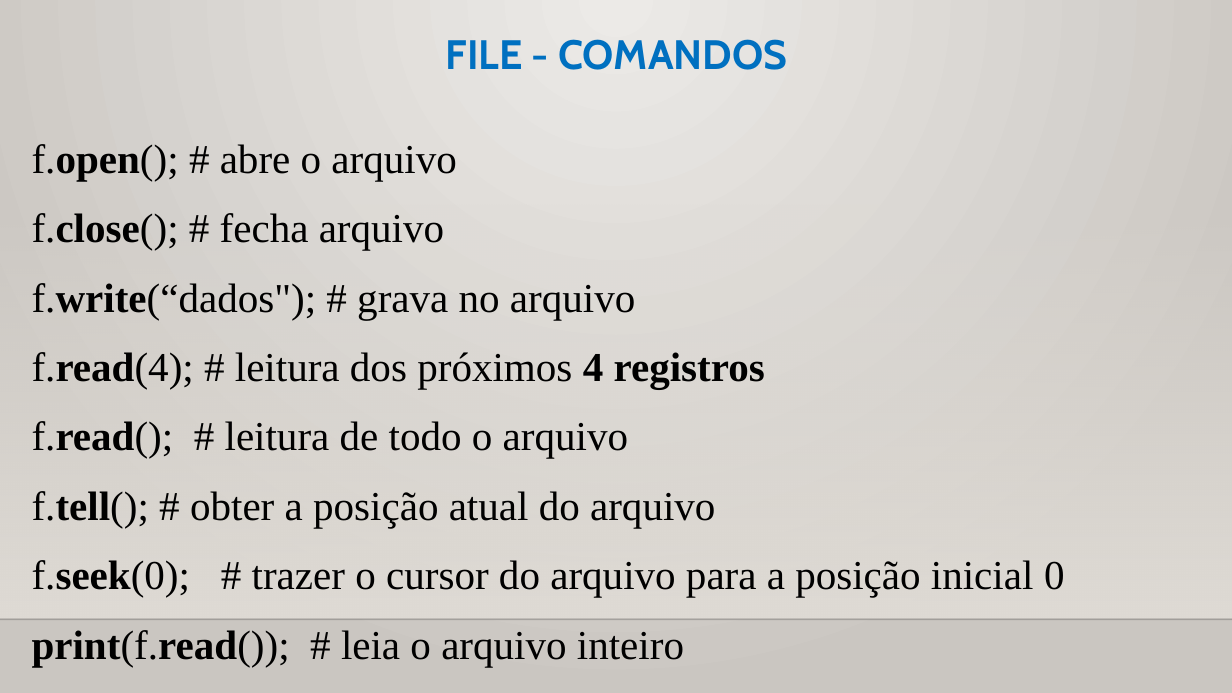
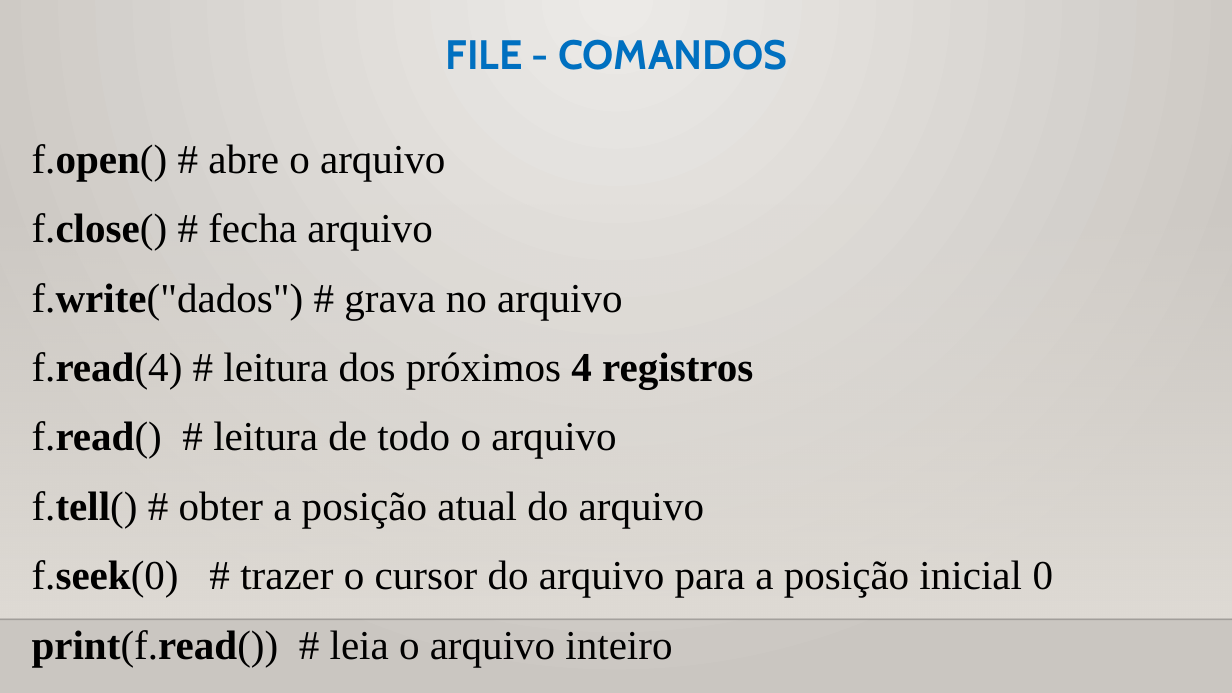
Before and after one commit to CloudEducationBrazil/WydenUniRuyPythonRAD, a slide deck: slide 17 of 01 Classes/Aula 10 RAD Python - Arquivos e JSON.pptx. Drawn at 1232x693 pixels with LibreOffice and Linux fonts; fonts in the diff are those of the drawing; background and template pictures are left out. Boxes give left, top, right and bottom in pixels: in the first picture for what was removed or moved away, otherwise in the second. Text is boxed around its words. In the diff, an @@ line names an element or a change of style, - is before the commit and + after.

Commit message:
atualização slides de aulas 06Set2023

```diff
--- a/01 Classes/Aula 10 RAD Python - Arquivos e JSON.pptx
+++ b/01 Classes/Aula 10 RAD Python - Arquivos e JSON.pptx
@@ text at [32, 144, 1054, 666]: text changed @@
-f.open(); # abre o arquivo
-f.close(); # fecha arquivo
-f.write(“dados"); # grava no arquivo
-f.read(4); # leitura dos próximos 4 registros
-f.read(); # leitura de todo o arquivo
-f.tell(); # obter a posição atual do arquivo
-f.seek(0); # trazer o cursor do arquivo para a posição inicial 0
-print(f.read()); # leia o arquivo inteiro
+f.open() # abre o arquivo
+f.close() # fecha arquivo
+f.write("dados") # grava no arquivo
+f.read(4) # leitura dos próximos 4 registros
+f.read() # leitura de todo o arquivo
+f.tell() # obter a posição atual do arquivo
+f.seek(0) # trazer o cursor do arquivo para a posição inicial 0
+print(f.read()) # leia o arquivo inteiro
```
Also in this commit, not shown: 15 other slides changed, 7 other files.
